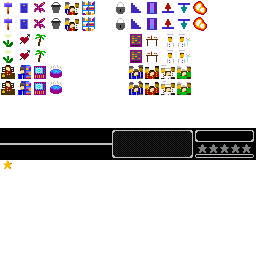
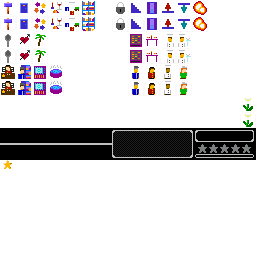
Before/after of a w=256, h=256 layered artwork. What changed in the layer stack:
painted on "hud.png" over [3, 1, 256, 128]
